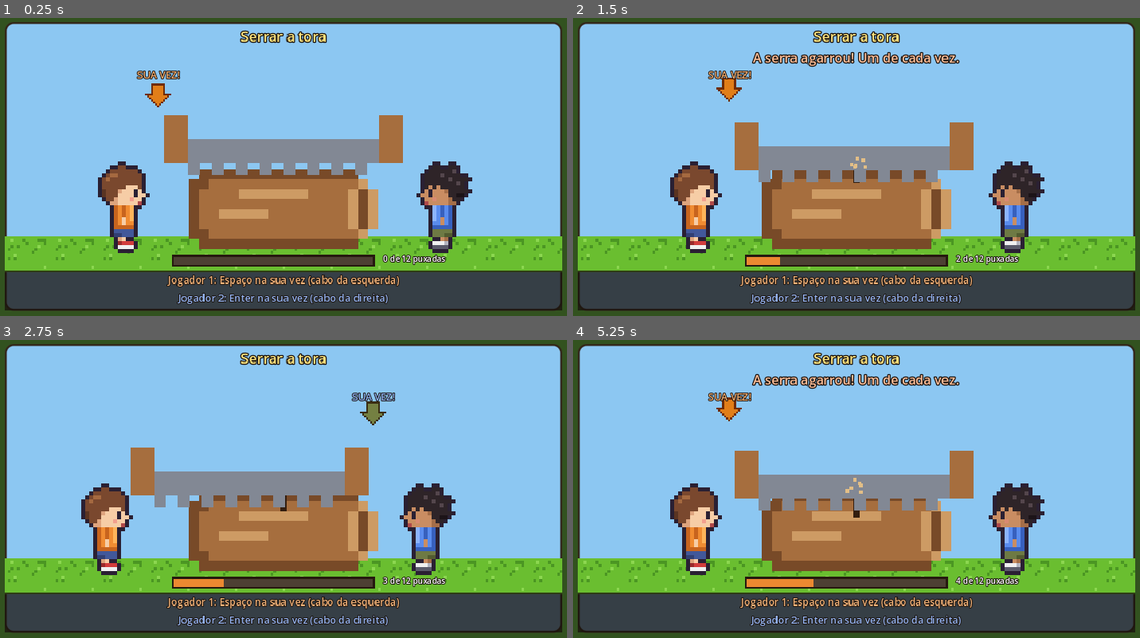
Above: before the commit, frames 1-4 (two rows, left to right).
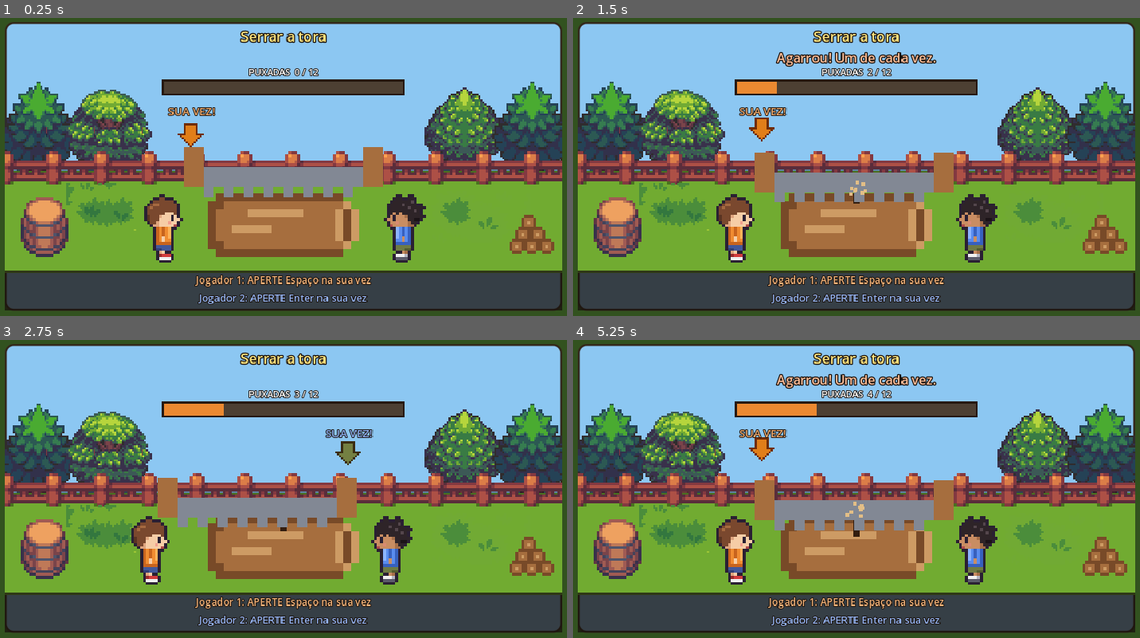
Above: after the commit, the same moments.

Repository: NicolasSimoes/juntos-na-roca
Game: Godot game, scene res://cenas/minijogos/minijogo_serra.tscn
Same seed, same stepped clock (60 frames per second), same inputs: the game is played once before the commit and once after it. This scene is started directly instead of the project's main scene.
Inputs:
- Up to frame 1 (0.25 s): no input
- Up to frame 2 (1.5 s): tap Space (p1_acao) at 0.5, 0.6, 1.25 s; hold D (p1_direita) 0.53-1.28 s; hold S (p1_baixo) from 1.28 s (still down); tap Enter (p2_acao) at 1.35 s
- Up to frame 3 (2.75 s): tap Space (p1_acao) at 2 s; release S (p1_baixo) at 2.03 s; hold D (p1_direita) from 2.03 s (still down); tap Down (p2_baixo) at 2.1 s
- Up to frame 4 (5.25 s): tap Space (p1_acao) at 2.75, 3.5, 4.25 s; release D (p1_direita) at 2.78 s; hold W (p1_cima) 2.78-3.53 s; tap Up (p2_cima) at 2.85 s; hold A (p1_esquerda) 3.53-5.03 s; tap Right (p2_direita) at 3.6 s; tap Left (p2_esquerda) at 4.35 s; hold S (p1_baixo) from 5.03 s (still down); tap Keypad Enter at 5.1 s

The runs differ from the first frame. In frame 1, 47% of the frame differs, in the area x 0-100%, y 16-97%; in frame 2, 47%, in the area x 0-100%, y 11-97%; in frame 3, 45%; in frame 4, 46%.

Commit message:
style(serra): cenário do pacote, mesma escala dos outros minijogos e textos curtos
Co-Authored-By: Claude Opus 5.5 <noreply@anthropic.com>

Diff:
--- a/cenas/minijogos/minijogo_serra.tscn
+++ b/cenas/minijogos/minijogo_serra.tscn
@@ -1,59 +1,136 @@
-[gd_scene load_steps=8 format=3]
+[gd_scene load_steps=17 format=3]
 
 [ext_resource type="PackedScene" path="res://cenas/minijogos/minijogo_base.tscn" id="1_base"]
 [ext_resource type="Script" path="res://scripts/minijogos/minijogo_serra.gd" id="2_cola"]
-[ext_resource type="Texture2D" path="res://assets/sprites/tiles/grama.png" id="3_grama"]
+[ext_resource type="Texture2D" path="res://assets/SuperRetroWorld_Farming/Tilesets/SuperRetroWorld_Farming_Tileset.png" id="3_tileset"]
 [ext_resource type="Texture2D" path="res://assets/sprites/objetos/tora.png" id="4_tora"]
 [ext_resource type="Texture2D" path="res://assets/sprites/objetos/serra.png" id="5_serra"]
 [ext_resource type="Texture2D" path="res://assets/sprites/personagens/p1_lado_parado.png" id="6_neto"]
 [ext_resource type="Texture2D" path="res://assets/sprites/extras/seta.png" id="7_seta"]
 [ext_resource type="Texture2D" path="res://assets/sprites/extras/pixel.png" id="8_pixel"]
+[ext_resource type="Texture2D" path="res://assets/SuperRetroWorld_Farming/Props/Trees/Sprites/tree_02.png" id="9_arvore1"]
+[ext_resource type="Texture2D" path="res://assets/SuperRetroWorld_Farming/Props/Trees/Sprites/tree_04.png" id="10_arvore2"]
+[ext_resource type="Texture2D" path="res://assets/SuperRetroWorld_Farming/Props/Trees/Sprites/tree_13.png" id="11_arvore3"]
+[ext_resource type="Texture2D" path="res://assets/recortes/minijogos/barril_tampado.tres" id="12_barril"]
+[ext_resource type="Texture2D" path="res://assets/recortes/minijogos/tufo.tres" id="13_tufo"]
+[ext_resource type="Texture2D" path="res://assets/recortes/minijogos/moita_escura.tres" id="14_moita"]
+[ext_resource type="Texture2D" path="res://assets/sprites/extras/lenha.png" id="15_lenha"]
+
+[sub_resource type="StyleBoxFlat" id="puxadas_cheia"]
+bg_color = Color(0.921569, 0.537255, 0.192157, 1)
 
 [node name="MinijogoSerra" instance=ExtResource("1_base")]
 editor_description = "Minijogo da serra (dia 1, tarefa Lenha). Esta cena HERDA de minijogo_base.tscn (painel, título, textos de cada papel) e só acrescenta os nós dentro de Painel/Conteudo. O script minijogo_serra.gd liga a regra (regra_serra.gd) a estes nós."
 script = ExtResource("2_cola")
 
-[node name="Chao" type="TextureRect" parent="Painel/Conteudo"]
-editor_description = "Grama: o tile grama.png repetido (stretch_mode = Tile) e ampliado 3x para combinar com o tamanho dos outros sprites."
-layout_mode = 0
-offset_top = 215.0
+[node name="Arvore1" type="Sprite2D" parent="Painel/Conteudo"]
+editor_description = "Cenário (pacote Super Retro World): árvore da mata ao fundo."
+position = Vector2(34, 156)
+scale = Vector2(2, 2)
+texture = ExtResource("9_arvore1")
+offset = Vector2(0, -24)
+
+[node name="Arvore2" type="Sprite2D" parent="Painel/Conteudo"]
+editor_description = "Cenário: árvore da mata."
+position = Vector2(104, 156)
+scale = Vector2(2, 2)
+texture = ExtResource("10_arvore2")
+offset = Vector2(0, -22)
+
+[node name="Arvore3" type="Sprite2D" parent="Painel/Conteudo"]
+editor_description = "Cenário: árvore da mata."
+position = Vector2(462, 156)
+scale = Vector2(2, 2)
+texture = ExtResource("11_arvore3")
+offset = Vector2(0, -22)
+
+[node name="Arvore4" type="Sprite2D" parent="Painel/Conteudo"]
+editor_description = "Cenário: árvore da mata (a mesma da esquerda, espelhada com flip_h)."
+position = Vector2(530, 156)
+scale = Vector2(2, 2)
+texture = ExtResource("9_arvore1")
+offset = Vector2(0, -24)
+flip_h = true
+
+[node name="Gramado" type="NinePatchRect" parent="Painel/Conteudo"]
+editor_description = "Chão: um pedaço 16x16 de grama do tileset do pacote, repetido (axis_stretch = Tile) e ampliado 3x."
+offset_top = 150.0
 offset_right = 187.0
-offset_bottom = 227.0
-scale = Vector2(3, 3)
-mouse_filter = 2
-texture = ExtResource("3_grama")
-expand_mode = 1
-stretch_mode = 1
+offset_bottom = 184.0
+scale = Vector2(3, 3)
+mouse_filter = 2
+texture = ExtResource("3_tileset")
+region_rect = Rect2(480, 320, 16, 16)
+axis_stretch_horizontal = 1
+axis_stretch_vertical = 1
+
+[node name="Cerca" type="NinePatchRect" parent="Painel/Conteudo"]
+editor_description = "Cerca de madeira do tileset do pacote, repetida na largura toda."
+offset_left = -6.0
+offset_top = 106.0
+offset_right = 184.0
+offset_bottom = 126.0
+scale = Vector2(3, 3)
+mouse_filter = 2
+texture = ExtResource("3_tileset")
+region_rect = Rect2(341, 952, 16, 20)
+axis_stretch_horizontal = 1
+
+[node name="Moita" type="Sprite2D" parent="Painel/Conteudo"]
+editor_description = "Cenário: moita."
+position = Vector2(478, 196)
+scale = Vector2(2, 2)
+texture = ExtResource("14_moita")
+
+[node name="Tufo" type="Sprite2D" parent="Painel/Conteudo"]
+editor_description = "Cenário: tufo de capim."
+position = Vector2(96, 186)
+scale = Vector2(2, 2)
+texture = ExtResource("13_tufo")
+
+[node name="Barril" type="Sprite2D" parent="Painel/Conteudo"]
+editor_description = "Cenário: barril do pacote."
+position = Vector2(40, 236)
+scale = Vector2(3, 3)
+texture = ExtResource("12_barril")
+offset = Vector2(0, -10)
+
+[node name="Lenha" type="Sprite2D" parent="Painel/Conteudo"]
+editor_description = "Cenário: lenha já cortada, para a criança entender o objetivo."
+position = Vector2(528, 236)
+scale = Vector2(3, 3)
+texture = ExtResource("15_lenha")
+offset = Vector2(0, -8)
 
 [node name="Tora" type="Sprite2D" parent="Painel/Conteudo"]
 unique_name_in_owner = true
-editor_description = "A tora (sprite tora.png de 24x16, ampliado 10x). Não se mexe: a serra e o corte é que mudam."
-position = Vector2(275, 198)
-scale = Vector2(10, 10)
+editor_description = "A tora (tora.png de 24x16, ampliado 8x). Não se mexe: a serra e o corte é que mudam."
+position = Vector2(276, 212)
+scale = Vector2(8, 8)
 texture = ExtResource("4_tora")
 
 [node name="Corte" type="ColorRect" parent="Painel/Conteudo"]
 unique_name_in_owner = true
 editor_description = "O corte na tora. Começa com altura 0; o script aumenta size.y conforme os cortes (até profundidade_maxima)."
 offset_left = 277.0
-offset_top = 148.0
+offset_top = 172.0
 offset_right = 283.0
-offset_bottom = 148.0
+offset_bottom = 172.0
 mouse_filter = 2
 color = Color(0.2, 0.12, 0.06, 1)
 
 [node name="Serra" type="Sprite2D" parent="Painel/Conteudo"]
 unique_name_in_owner = true
-editor_description = "Serra de dois cabos (serra.png, 12x). O script soma a esta posição o vai-e-vem (lado da regra) e a descida (profundidade do corte)."
-position = Vector2(280, 142)
-scale = Vector2(12, 12)
+editor_description = "Serra de dois cabos (serra.png, 10x). O script soma a esta posição o vai-e-vem (lado da regra) e a descida (profundidade do corte)."
+position = Vector2(280, 166)
+scale = Vector2(10, 10)
 texture = ExtResource("5_serra")
 
 [node name="NetoA" type="Sprite2D" parent="Painel/Conteudo"]
 unique_name_in_owner = true
-editor_description = "Neto do papel A (cabo da esquerda). A textura é trocada no script conforme o jogador (p1 laranja ou p2 azul). offset (-8,-24) põe a origem nos pés."
-position = Vector2(118, 232)
-scale = Vector2(4, 4)
+editor_description = "Neto do papel A (cabo da esquerda). A imagem vem de Aparencia.neto(na) no script, e Aparencia.ajustar_pes põe a origem nos pés."
+position = Vector2(158, 242)
+scale = Vector2(3, 3)
 texture = ExtResource("6_neto")
 centered = false
 offset = Vector2(-8, -24)
@@ -61,8 +138,8 @@
 [node name="NetoB" type="Sprite2D" parent="Painel/Conteudo"]
 unique_name_in_owner = true
 editor_description = "Neto do papel B (cabo da direita), virado para a esquerda com flip_h."
-position = Vector2(442, 232)
-scale = Vector2(4, 4)
+position = Vector2(402, 242)
+scale = Vector2(3, 3)
 texture = ExtResource("6_neto")
 centered = false
 offset = Vector2(-8, -24)
@@ -70,10 +147,10 @@
 
 [node name="Serragem" type="CPUParticles2D" parent="Painel/Conteudo"]
 unique_name_in_owner = true
-editor_description = "Rajada de serragem a cada puxada certa. one_shot + explosiveness 1 = solta as 6 partículas de uma vez; o script chama restart() a cada acerto."
-position = Vector2(280, 150)
+editor_description = "Rajada de serragem a cada puxada certa. one_shot + explosiveness 1 = solta as partículas de uma vez; o script chama restart() a cada acerto."
+position = Vector2(280, 174)
 emitting = false
-amount = 6
+amount = 8
 lifetime = 0.6
 one_shot = true
 explosiveness = 1.0
@@ -90,42 +167,44 @@
 [node name="SetaVez" type="Sprite2D" parent="Painel/Conteudo"]
 unique_name_in_owner = true
 editor_description = "Seta em cima do cabo de quem tem a vez. O script move para o cabo certo e pinta (modulate) com a cor do jogador."
-position = Vector2(155, 72)
+position = Vector2(188, 112)
 scale = Vector2(2, 2)
 texture = ExtResource("7_seta")
 
 [node name="SuaVez" type="Label" parent="Painel/Conteudo"]
 unique_name_in_owner = true
 editor_description = "Texto acima da seta: 'SUA VEZ!' ou 'agarrou...' quando a serra trava."
-offset_left = 85.0
-offset_top = 46.0
-offset_right = 225.0
-offset_bottom = 60.0
+offset_left = 118.0
+offset_top = 82.0
+offset_right = 258.0
+offset_bottom = 98.0
 theme_type_variation = &"Rotulo"
-theme_override_font_sizes/font_size = 10
+theme_override_font_sizes/font_size = 11
 text = "SUA VEZ!"
 horizontal_alignment = 1
 
+[node name="Contador" type="Label" parent="Painel/Conteudo"]
+unique_name_in_owner = true
+editor_description = "Texto 'PUXADAS 3 / 12', atualizado pelo script."
+offset_left = 160.0
+offset_top = 44.0
+offset_right = 400.0
+offset_bottom = 58.0
+theme_type_variation = &"Rotulo"
+theme_override_font_sizes/font_size = 9
+text = "PUXADAS  0 / 12"
+horizontal_alignment = 1
+
 [node name="Progresso" type="ProgressBar" parent="Painel/Conteudo"]
 unique_name_in_owner = true
 editor_description = "Barra de puxadas (0 a 12). Estilo vem da variação BarraJogo do tema (assets/tema/tema_jogo.tres)."
-offset_left = 170.0
-offset_top = 236.0
-offset_right = 370.0
-offset_bottom = 244.0
+offset_left = 160.0
+offset_top = 60.0
+offset_right = 400.0
+offset_bottom = 72.0
 mouse_filter = 2
 theme_type_variation = &"BarraJogo"
+theme_override_styles/fill = SubResource("puxadas_cheia")
 max_value = 12.0
 step = 1.0
 show_percentage = false
-
-[node name="Contador" type="Label" parent="Painel/Conteudo"]
-unique_name_in_owner = true
-editor_description = "Texto '3 de 12 puxadas', atualizado pelo script."
-offset_left = 380.0
-offset_top = 232.0
-offset_right = 500.0
-offset_bottom = 246.0
-theme_type_variation = &"Rotulo"
-theme_override_font_sizes/font_size = 8
-text = "0 de 12 puxadas"
--- a/scripts/minijogos/minijogo_serra.gd
+++ b/scripts/minijogos/minijogo_serra.gd
@@ -38,13 +38,13 @@
 ## raiz da cena está selecionado. Dá para ajustar sem abrir o código.
 
 ## Quanto a serra anda para cada lado a cada puxada (em pixels).
-@export var vai_e_vem := 34.0
+@export var vai_e_vem := 26.0
 ## Velocidade com que a serra desliza até o lado puxado (unidades por segundo).
 @export var velocidade_serra := 7.0
 ## Profundidade do corte quando a tora estiver serrada (altura da tora, em pixels).
-@export var profundidade_maxima := 80.0
+@export var profundidade_maxima := 64.0
 ## Distância do centro da serra até cada cabo (onde a seta "SUA VEZ!" aparece).
-@export var distancia_cabo := 125.0
+@export var distancia_cabo := 92.0
 
 
 ## ---------------------------------------------------------------------
@@ -93,8 +93,8 @@
 	# Textos que a classe Minijogo mostra no topo e na faixa de baixo.
 	# Jogo.tecla_acao(n) devolve "Espaço" para o jogador 1 e "Enter" para o 2.
 	titulo = "Serrar a tora"
-	texto_a = "%s na sua vez (cabo da esquerda)" % Jogo.tecla_acao(na)
-	texto_b = "%s na sua vez (cabo da direita)" % Jogo.tecla_acao(nb)
+	texto_a = "APERTE %s na sua vez" % Jogo.tecla_acao(na)
+	texto_b = "APERTE %s na sua vez" % Jogo.tecla_acao(nb)
 
 	# SINAIS: a regra "avisa" quando algo acontece; aqui decidimos o que fazer.
 	# .connect(funcao) = "quando este sinal for emitido, chame esta função".
@@ -184,4 +184,4 @@
 
 	# Barra e contador de puxadas.
 	_progresso.value = regra.cortes
-	_contador.text = "%d de %d puxadas" % [regra.cortes, RegraSerra.CORTES]
+	_contador.text = "PUXADAS  %d / %d" % [regra.cortes, RegraSerra.CORTES]
--- a/scripts/minijogos/regras/regra_serra.gd
+++ b/scripts/minijogos/regras/regra_serra.gd
@@ -76,4 +76,4 @@
 		else:
 			# Puxou fora da vez: a serra agarra por um instante.
 			travada = TEMPO_TRAVADA
-			errou.emit("A serra agarrou! Um de cada vez.")
+			errou.emit("Agarrou! Um de cada vez.")
--- a/testes/test_minijogo_serra.gd
+++ b/testes/test_minijogo_serra.gd
@@ -27,6 +27,6 @@
 	mj.regra.passo(0.016, true, false)
 	mj._mostrar(0.016)
 	afirmar_igual(mj.get_node("%Progresso").value, 1.0)
-	afirmar_igual(mj.get_node("%Contador").text, "1 de 12 puxadas")
+	afirmar_igual(mj.get_node("%Contador").text, "PUXADAS  1 / 12")
 	afirmar(mj.get_node("%Corte").size.y > 0.0, "o corte deveria ter começado")
 	mj.free()
--- a/testes/test_regra_serra.gd
+++ b/testes/test_regra_serra.gd
@@ -33,7 +33,7 @@
 	r.passo(DT, false, true)
 	afirmar_igual(r.cortes, 0)
 	afirmar_perto(r.travada, RegraSerra.TEMPO_TRAVADA)
-	afirmar_igual(ev["errou"], ["A serra agarrou! Um de cada vez."])
+	afirmar_igual(ev["errou"], ["Agarrou! Um de cada vez."])
 
 
 func test_aperto_durante_travada_e_ignorado() -> void:
